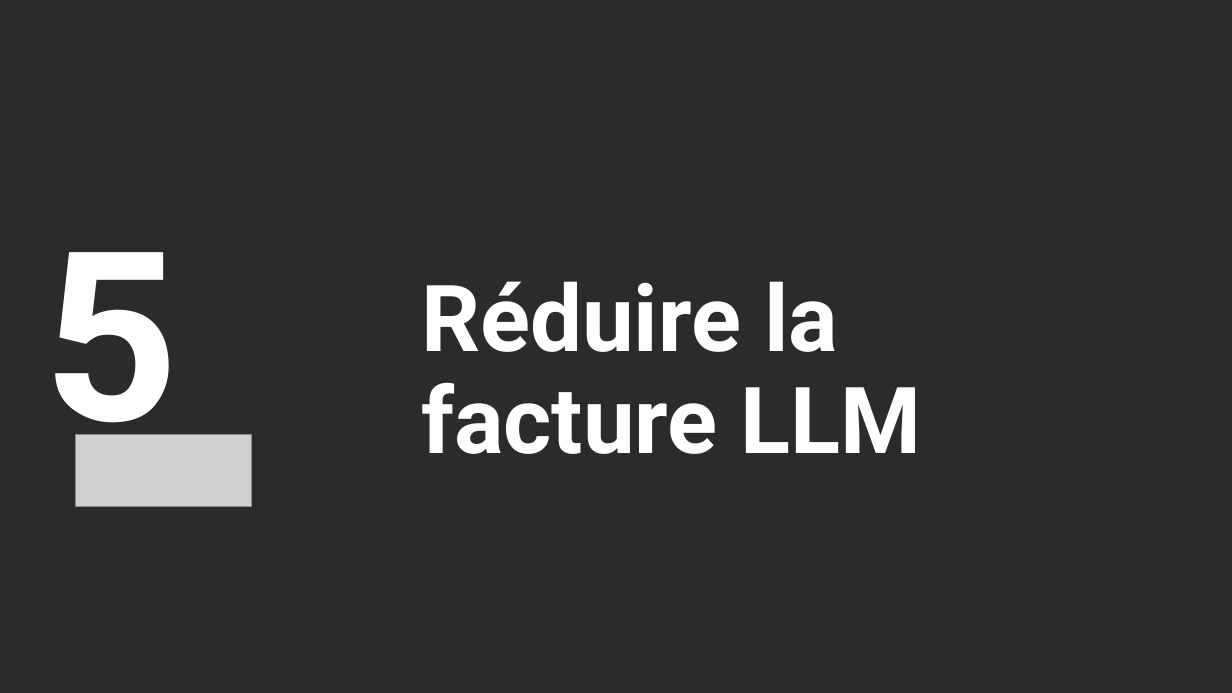
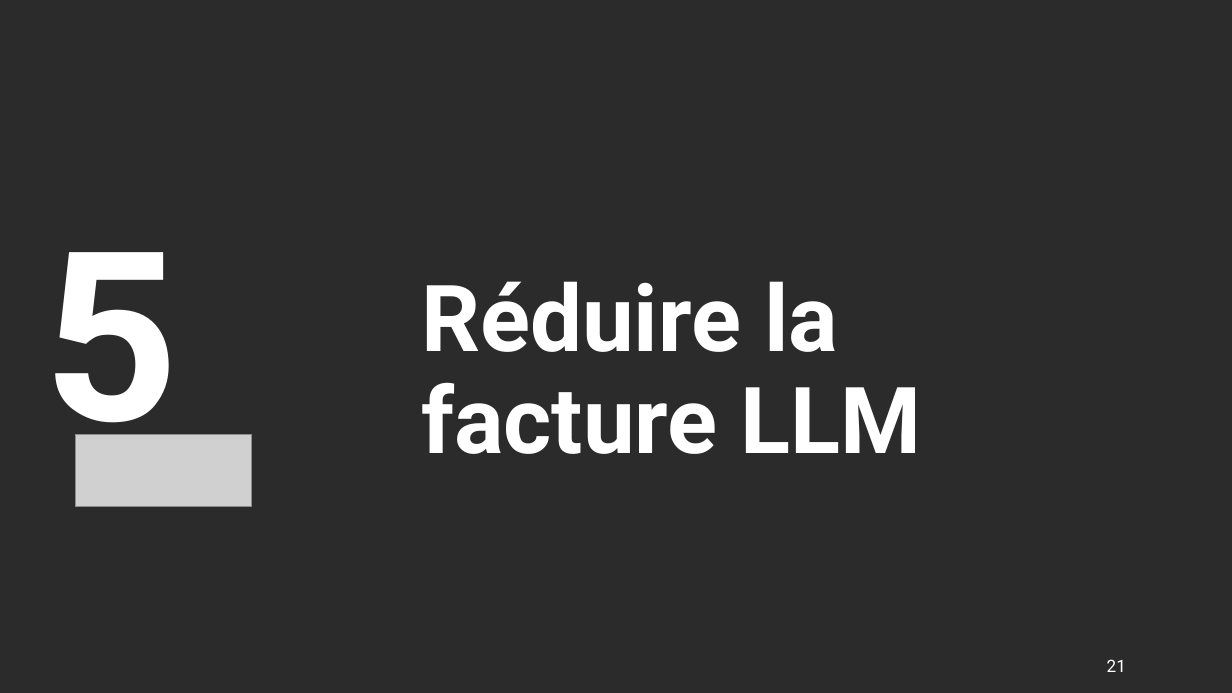
Before and after one commit to pvr-aiven/ovhaisummit2026-valkey-ai, a slide deck: slide 21 of valkey-ai-summit2026.pptx. Drawn at 1232x693 pixels with LibreOffice and Linux fonts; fonts in the diff are those of the drawing; grey boxes stand for pictures; background and template pictures are left out; a plain dark background stands for a picture behind light text. Boxes give left, top, right and bottom in pixels: in the first picture for what was removed or moved away, otherwise in the second. Text is boxed around its words. In the diff, an @@ line names an element or a change of style, - is before the commit and + after.

```diff
--- a/valkey-ai-summit2026.pptx
+++ b/valkey-ai-summit2026.pptx
@@ page number added at (x1=1107, y1=659, x2=1126, y2=672), 10 pt, text #FFFFFF @@
+21
```
Also in this commit, not shown: 35 other slides changed, 4 slides added, 1 slide removed, 20 other files.
